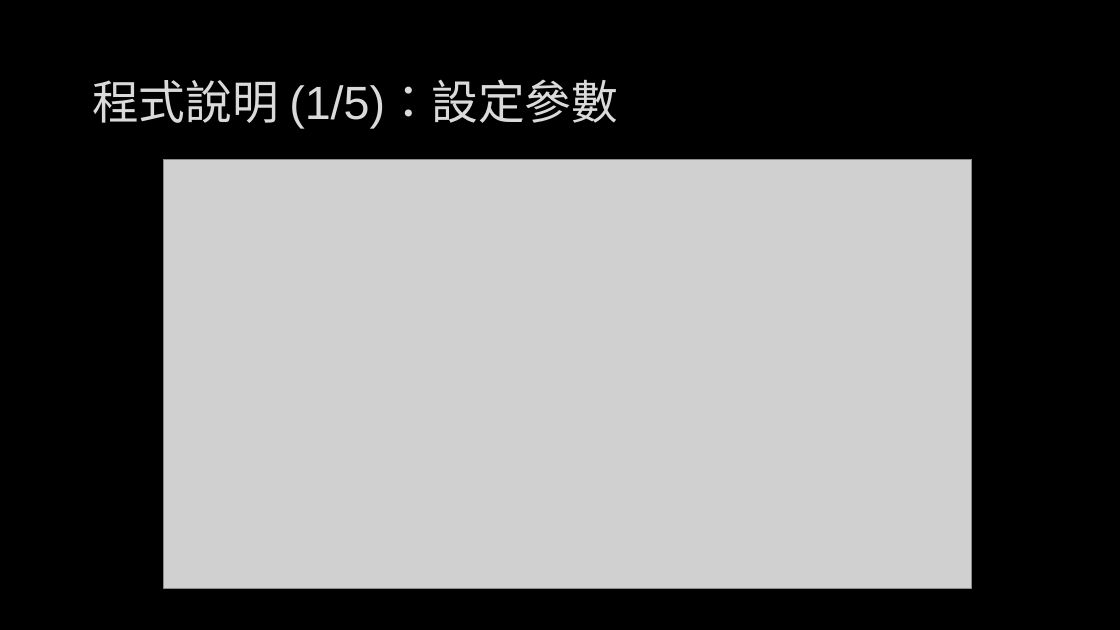
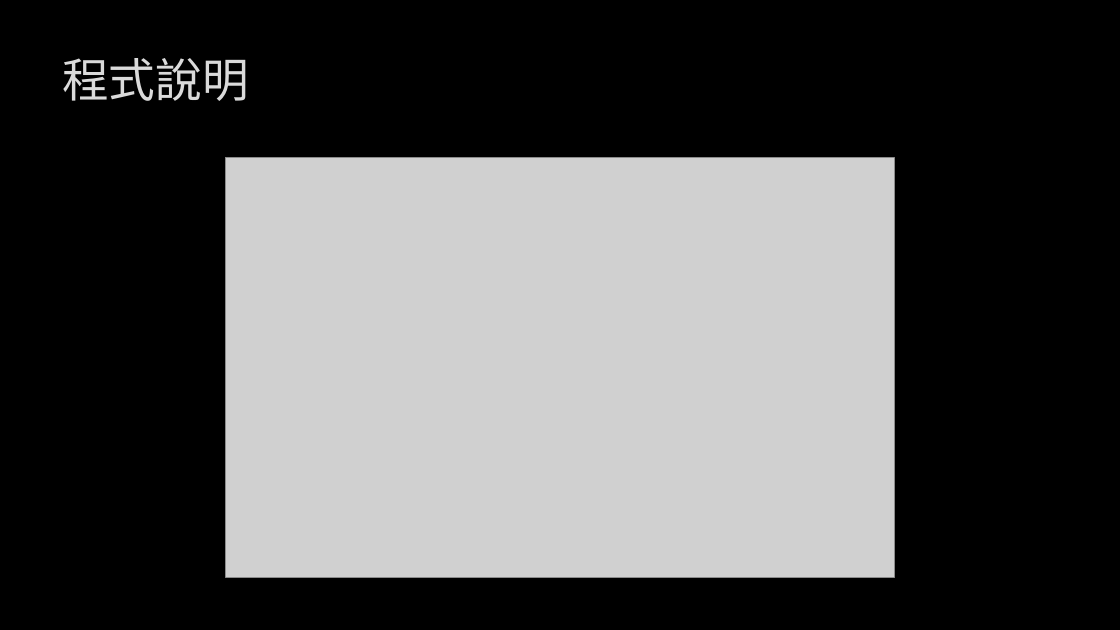
Before and after one commit to broccoli-huang/miniPSPICE, a slide deck: slide 23 of presentation.pptx (slide 10 before the commit). Drawn at 1120x630 pixels with LibreOffice and Linux fonts; fonts in the diff are those of the drawing; grey boxes stand for pictures; background and template pictures are left out. Boxes give left, top, right and bottom in pixels: in the first picture for what was removed or moved away, otherwise in the second. Text is boxed around its words. In the diff, an @@ line names an element or a change of style, - is before the commit and + after.

```diff
--- a/presentation.pptx
+++ b/presentation.pptx
@@ text "程式說明" at (62,58,249,101): vertical alignment middle to bottom @@
@@ text at (62,58,249,101): text changed @@
-程式說明 (1/5)：設定參數
+程式說明
@@ picture: place and size @@
-picture at (164,159,972,588)
+picture at (226,158,895,577)
```
Also in this commit, not shown: 1 other slide changed, 17 slides added, 1 other file.
